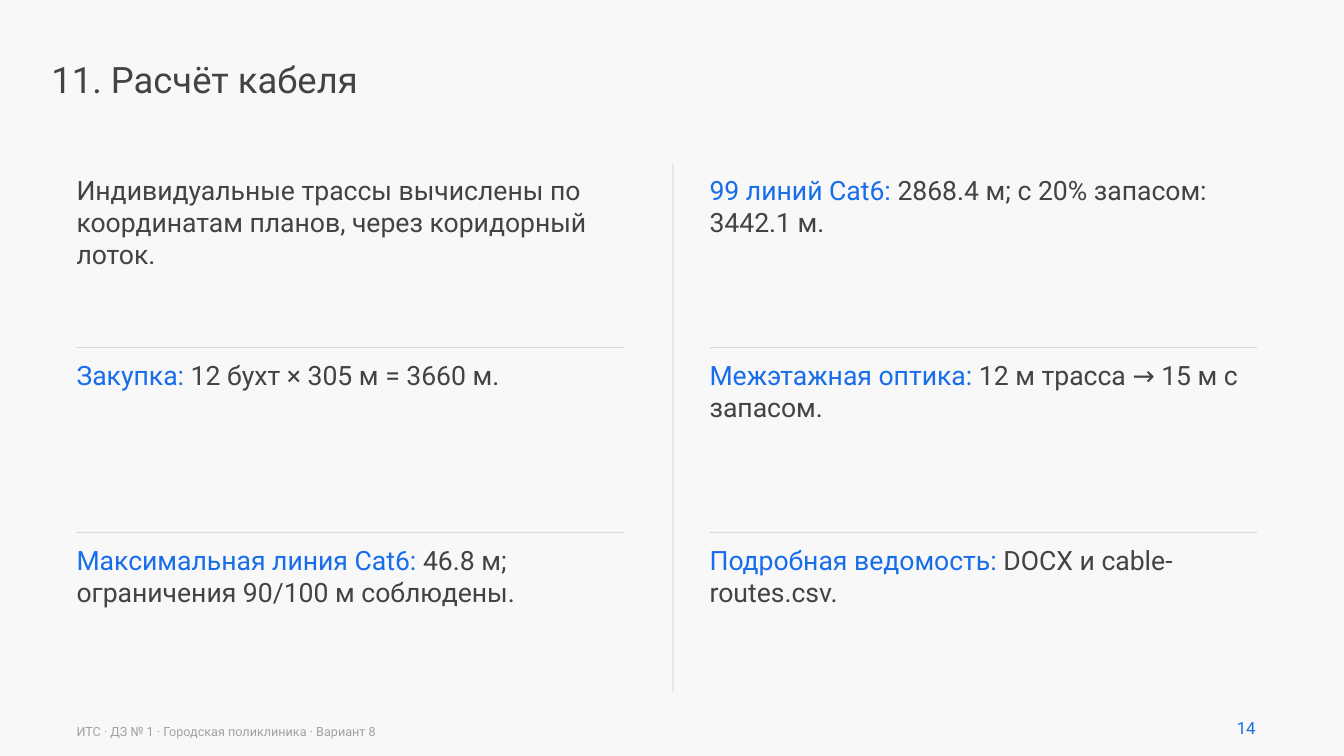
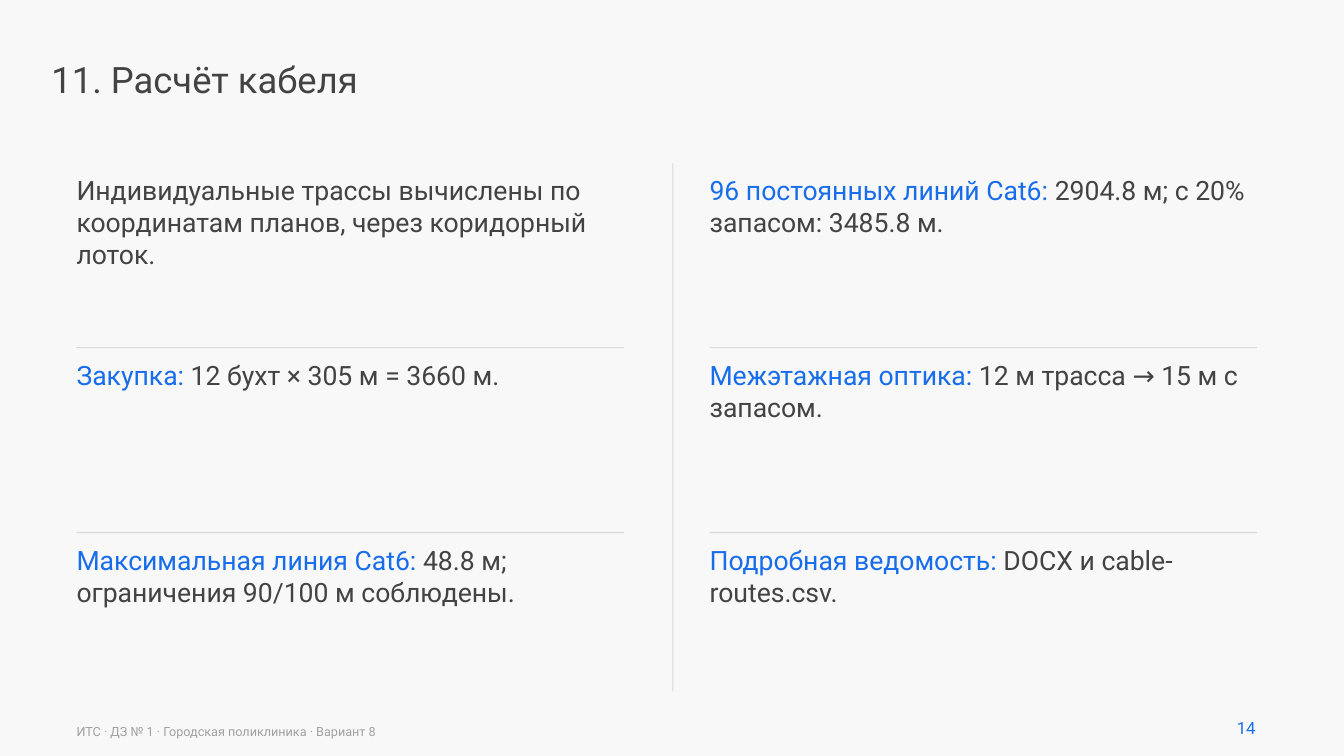
Before and after one commit to warofconnection/dz, a slide deck: slide 14 of docs/Презентация_вариант_8.pptx. Drawn at 1344x756 pixels with LibreOffice and Linux fonts; fonts in the diff are those of the drawing. Boxes give left, top, right and bottom in pixels: in the first picture for what was removed or moved away, otherwise in the second. Text is boxed around its words. In the diff, an @@ line names an element or a change of style, - is before the commit and + after.

```diff
--- a/docs/Презентация_вариант_8.pptx
+++ b/docs/Презентация_вариант_8.pptx
@@ text at [710,181,1244,233]: text changed @@
-99 линий Cat6: 2868.4 м; с 20% запасом: 3442.1 м.
+96 постоянных линий Cat6: 2904.8 м; с 20% запасом: 3485.8 м.
@@ text at [77,551,514,608]: text changed @@
-Максимальная линия Cat6: 46.8 м; ограничения 90/100 м соблюдены.
+Максимальная линия Cat6: 48.8 м; ограничения 90/100 м соблюдены.
```
Also in this commit, not shown: 6 other slides changed, 20 other files.
